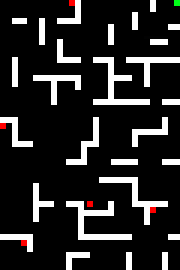
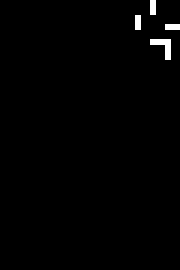
Layer changes from the first 180 × 270 image to the second:
added layer "Layer 3" above "Layer 2" over [135, 0, 180, 60]
hid "Layer 2" over [0, 0, 180, 270]
